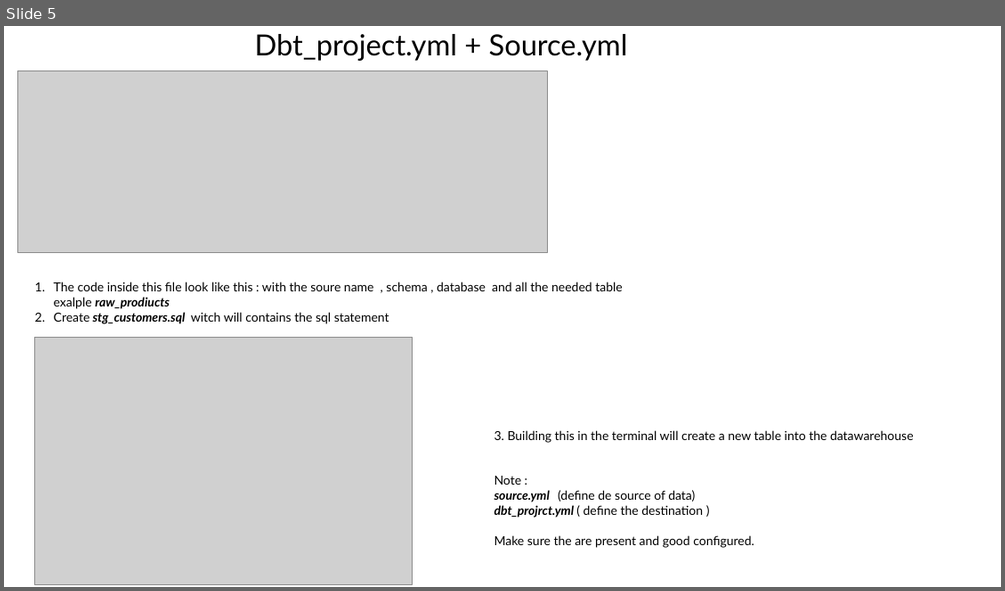
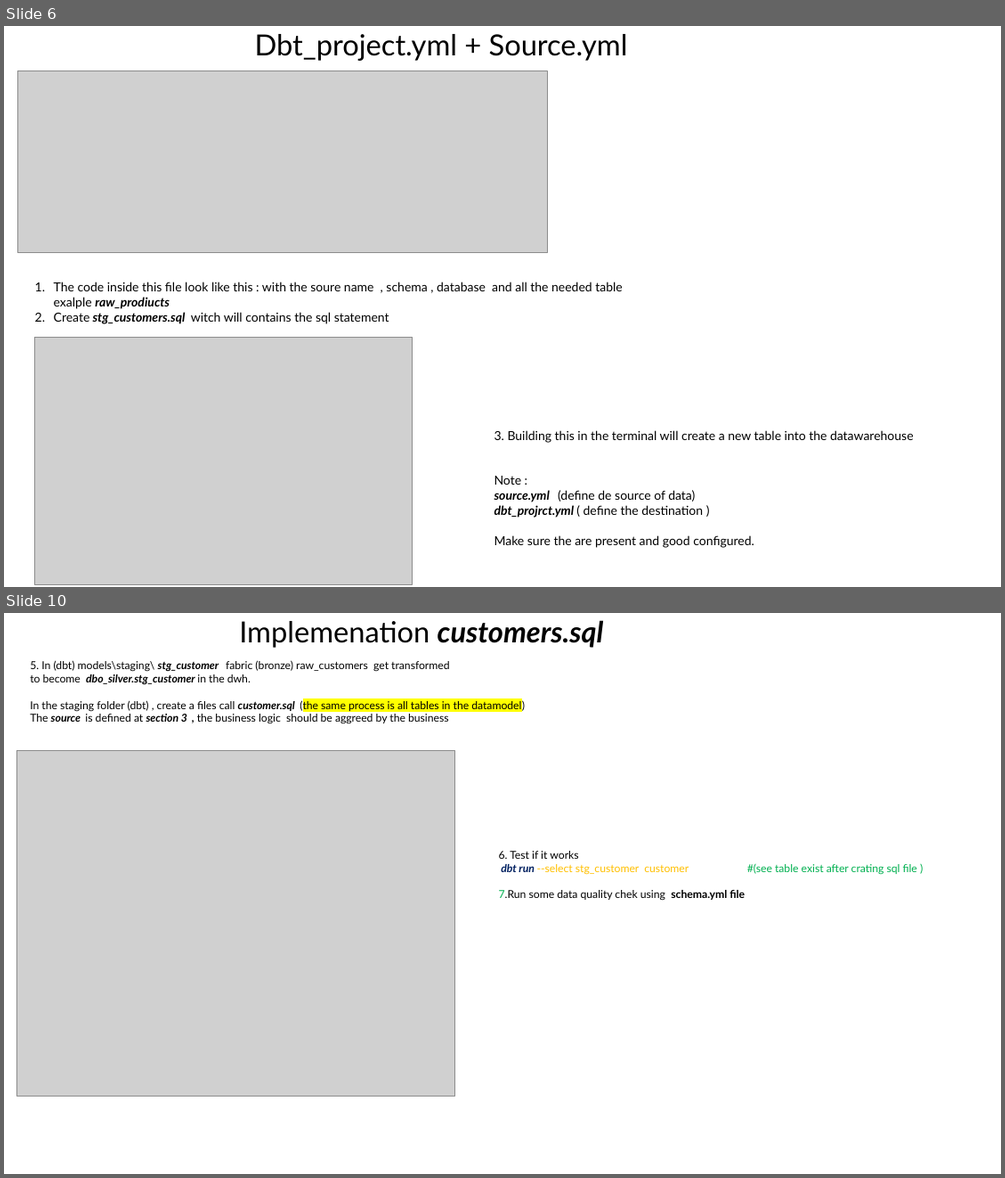
Before and after one commit to Coulio01/Documents, a slide deck: dbt/dbt.pptx. Shown one above the other, each under a label of ours: slide 5 before the commit, slides 6 and 10 after it; the slides between them are not shown. The pictures are 1005x591 and 1005x1178 pixels, drawn with LibreOffice and Linux fonts; fonts in the diff are those of the drawing; grey boxes stand for pictures. Boxes give left, top, right and bottom in pixels: in the first picture for what was removed or moved away, otherwise in the second. Text is boxed around its words. In the diff, an @@ line names an element or a change of style, - is before the commit and + after.

```diff
--- a/dbt/dbt.pptx
+++ b/dbt/dbt.pptx
@@ slide 10 added at [4,613,1001,1174], background #FFFFFF @@
@@ title added at [239,620,604,648], 28 pt, text #000000 @@
+Implemenation customers.sql
@@ text added at [30,660,525,724], 10.5 pt, text #000000 @@
+5. In (dbt) models\staging\ stg_customer fabric (bronze) raw_customers get transformed
+to become dbo_silver.stg_customer in the dwh.
+In the staging folder (dbt) , create a files call customer.sql (the same process is all tables in the datamodel)
+The source is defined at section 3 , the business logic should be aggreed by the business
@@ picture added at [16,751,455,1095] @@
@@ text added at [499,851,744,900], 10.5 pt, text #000000 @@
+6. Test if it works
+dbt run --select stg_customer customer #(see table exist after crating sql file )
+7.Run some data quality chek using schema.yml file
@@ what was slide 5 is now slide 6 @@
```
Also in this commit, not shown: 1 slide changed, 4 other slides added, 2 other files.
